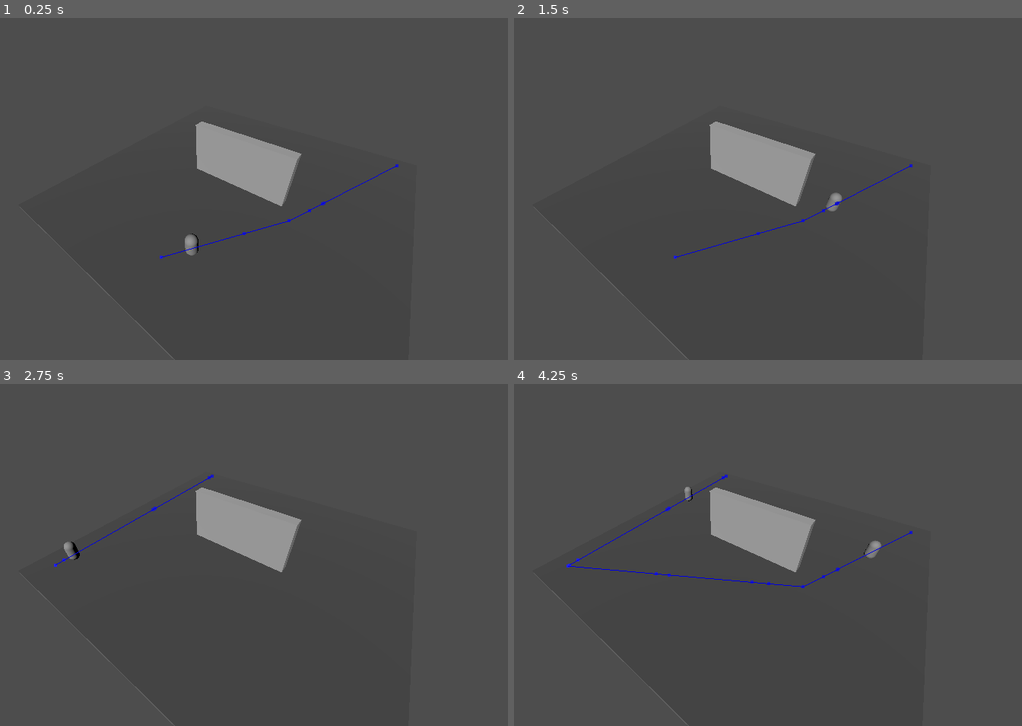
Above: before the commit, frames 1-4 (two rows, left to right).
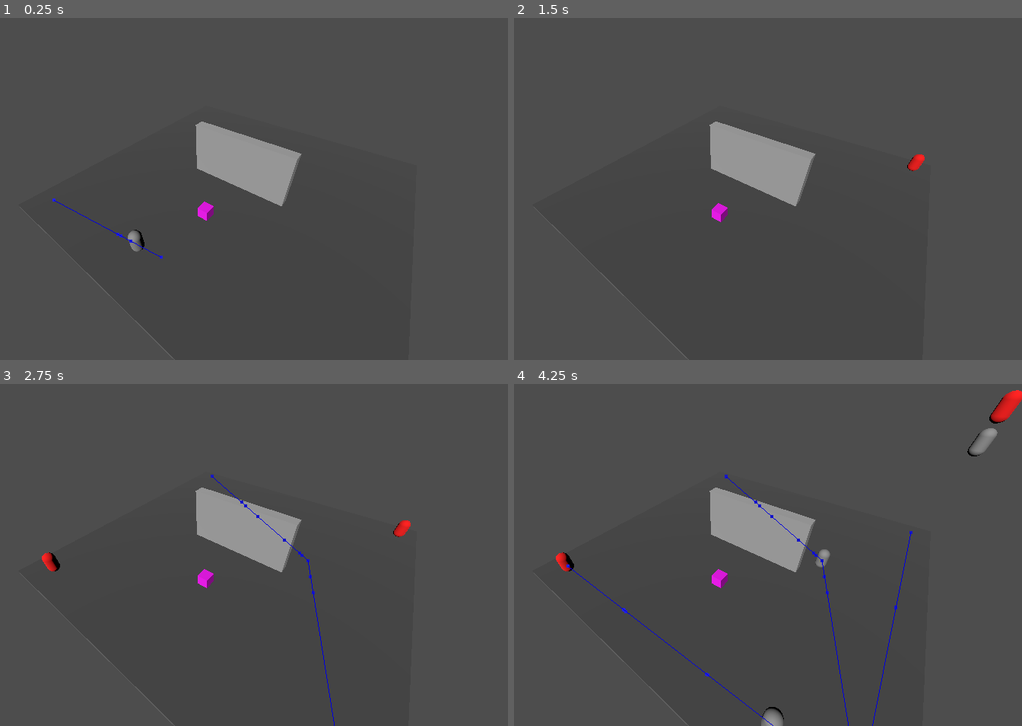
Above: after the commit, the same moments.

Repository: sjgillGit/GWJ80
Game: Godot game, scene res://PrivateDevRoom/env_nav/nav_test.tscn
Same seed, same stepped clock (60 frames per second), same inputs: the game is played once before the commit and once after it.
Inputs (mouse positions are in pixels of both pictures, inside the frame that each line leads up to):
- Up to frame 1 (0.25 s): no input
- Up to frame 2 (1.5 s): tap Enter at 0.5 s; move the mouse to (854, 171) at 0.52 s; hold D (move_right) 0.53-1.25 s; hold Q (drop_pocket_item) 0.53-1.25 s; click (854, 171) at 0.67 s; tap Space (jump) at 0.77 s; drag from (595, 206) to (686, 257) at 1.27 s
- Up to frame 3 (2.75 s): move the mouse to (264, 479) at 2.02 s; hold D (move_right) from 2.03 s (still down); hold Shift (run) from 2.03 s (still down)
- Up to frame 4 (4.25 s): release D (move_right) at 2.75 s; release Shift (run) at 2.75 s; drag from (686, 623) to (534, 503) at 2.77 s; move the mouse to (900, 606) at 3.52 s; hold A (move_left) from 3.53 s (still down); hold E (grab_item) from 3.53 s (still down); tap Space (jump) at 3.77 s

The runs differ from the first frame. In frame 1, 0.6% of the frame differs, in the area x 10-79%, y 42-71%; in frame 2, 0.5%; in frame 3, 0.7%; in frame 4, 1.8%, in the area x 8-100%, y 1-100%.

Commit message:
Basic burglar
Burglars extend from default npc.
They have detection radius. If a GrabbableObject enters their detection radius, they will change their path to go get it, and then exit the area.

Diff:
--- /dev/null
+++ b/PrivateDevRoom/env_nav/burglar.gd
@@ -0,0 +1,41 @@
+class_name BurglarNpc
+extends default_npc_nav
+
+
+@export_enum("Idle", "NightIdle", "Get_the_item", "Stolen_item", "Lost_item") var state : String
+@export var detection_radius : float = 10
+
+@onready var detection_area : Area3D = $DetectionArea
+@onready var detection_area_shape : CollisionShape3D = $DetectionArea/DetectionShape
+
+var target_object : GrabbableObject
+
+func _ready() -> void:
+	detection_area_shape.shape.radius = detection_radius
+
+func _on_detection_area_body_entered(body:Node3D) -> void:
+	if body is GrabbableObject:
+		target_object = body
+		state = "Get_the_item"
+		destination = target_object.global_position
+		_set_navigation_target()
+
+func _on_detection_area_body_exited(body:Node3D) -> void:
+	if body == target_object:
+		target_object = null
+		state = "Lost item"
+
+
+func _physics_process(_delta: float) -> void:
+	if nav.is_navigation_finished():
+		if state == "Get_the_item":
+			target_object.get_grabbed()
+			state = "Stolen_item"
+			_set_exit()
+		else:
+			_fade_out()
+
+	var next_path_position: Vector3 = nav.get_next_path_position()
+	var current_agent_position: Vector3 = global_position
+	var new_velocity: Vector3 = (next_path_position - current_agent_position).normalized() * speed
+	nav.set_velocity(new_velocity)
--- /dev/null
+++ b/PrivateDevRoom/env_nav/burglar.tscn
@@ -0,0 +1,47 @@
+[gd_scene load_steps=6 format=3 uid="uid://dwfirg1ngviov"]
+
+[ext_resource type="Script" uid="uid://bn0uq38w2s8dl" path="res://PrivateDevRoom/env_nav/burglar.gd" id="1_5st1d"]
+
+[sub_resource type="StandardMaterial3D" id="StandardMaterial3D_5st1d"]
+albedo_color = Color(1, 0.0901961, 0.0823529, 1)
+
+[sub_resource type="CapsuleMesh" id="CapsuleMesh_02u15"]
+material = SubResource("StandardMaterial3D_5st1d")
+
+[sub_resource type="CapsuleShape3D" id="CapsuleShape3D_iiwat"]
+
+[sub_resource type="CylinderShape3D" id="CylinderShape3D_4c7bn"]
+height = 4.0
+radius = 10.0
+
+[node name="CharacterBody3D" type="CharacterBody3D"]
+collision_layer = 3
+collision_mask = 3
+script = ExtResource("1_5st1d")
+
+[node name="MeshInstance3D" type="MeshInstance3D" parent="."]
+mesh = SubResource("CapsuleMesh_02u15")
+
+[node name="CollisionShape3D" type="CollisionShape3D" parent="."]
+shape = SubResource("CapsuleShape3D_iiwat")
+
+[node name="NavigationAgent3D" type="NavigationAgent3D" parent="."]
+target_desired_distance = 2.0
+navigation_layers = 3
+avoidance_enabled = true
+height = 2.0
+use_3d_avoidance = true
+avoidance_layers = 3
+avoidance_mask = 3
+debug_enabled = true
+debug_use_custom = true
+debug_path_custom_color = Color(4.52429e-06, 0, 0.871864, 1)
+
+[node name="DetectionArea" type="Area3D" parent="."]
+unique_name_in_owner = true
+
+[node name="DetectionShape" type="CollisionShape3D" parent="DetectionArea"]
+shape = SubResource("CylinderShape3D_4c7bn")
+
+[connection signal="velocity_computed" from="NavigationAgent3D" to="." method="_on_navigation_agent_3d_velocity_computed"]
+[connection signal="body_entered" from="DetectionArea" to="." method="_on_detection_area_body_entered"]
--- a/PrivateDevRoom/env_nav/default_npc_nav.gd
+++ b/PrivateDevRoom/env_nav/default_npc_nav.gd
@@ -19,11 +19,14 @@
 
 
 var destination: Vector3 = Vector3.ZERO
+var parent_entrance: Node3D
+var available_points: Array[Node]
 
 func _ready() -> void:
-	## TODO - Make it so that the random point cannot be the one we spawned at
-	var available_points = get_tree().get_nodes_in_group("NPC_Entrance")
-	destination = available_points[randi() % available_points.size()].global_position
+	parent_entrance = get_parent()
+	_set_exit()
+
+func _set_navigation_target() -> void:
 	nav.set_target_position(destination)
 
 func _physics_process(_delta: float) -> void:
@@ -41,3 +44,9 @@
 func _on_navigation_agent_3d_velocity_computed(safe_velocity: Vector3) -> void:
 	velocity = safe_velocity
 	move_and_slide()
+
+func _set_exit():
+	available_points = get_tree().get_nodes_in_group("NPC_Entrance")
+	available_points.erase(parent_entrance)
+	destination = available_points[randi() % available_points.size()].global_position
+	_set_navigation_target()
--- a/PrivateDevRoom/env_nav/nav_test.tscn
+++ b/PrivateDevRoom/env_nav/nav_test.tscn
@@ -1,6 +1,7 @@
-[gd_scene load_steps=13 format=3 uid="uid://caib07rjonumi"]
+[gd_scene load_steps=14 format=3 uid="uid://caib07rjonumi"]
 
 [ext_resource type="PackedScene" uid="uid://35kgdu08kukq" path="res://PrivateDevRoom/env_nav/test_npc.tscn" id="1_iiwat"]
+[ext_resource type="Script" uid="uid://bmfxel2asr1k0" path="res://Scripts/Classes/grabbable_object.gd" id="2_14sbu"]
 [ext_resource type="PackedScene" uid="uid://dbccdbgxduanj" path="res://PrivateDevRoom/env_nav/npc_entrance.tscn" id="2_iiwat"]
 
 [sub_resource type="NavigationMesh" id="NavigationMesh_02u15"]
@@ -69,7 +70,8 @@
 transform = Transform3D(1, 0, 0, 0, 1, 0, 0, 0, 1, -0.00302792, 1.40019, 11.1912)
 
 [node name="RigidBody3D" type="RigidBody3D" parent="."]
-transform = Transform3D(1, 0, 0, 0, 1, 0, 0, 0, 1, 0, 1.21574, -4.45618)
+transform = Transform3D(1, 0, 0, 0, 1, 0, 0, 0, 1, 0, 1.21574, 5.72161)
+script = ExtResource("2_14sbu")
 
 [node name="CollisionShape3D" type="CollisionShape3D" parent="RigidBody3D"]
 shape = SubResource("BoxShape3D_14sbu")
--- a/PrivateDevRoom/env_nav/npc_entrance.gd
+++ b/PrivateDevRoom/env_nav/npc_entrance.gd
@@ -3,7 +3,8 @@
 
 
 @export var available_npcs : Array[PackedScene] = [
-    preload("res://PrivateDevRoom/env_nav/test_npc.tscn")
+    preload("res://PrivateDevRoom/env_nav/test_npc.tscn"),
+    preload("res://PrivateDevRoom/env_nav/burglar.tscn")
 ]
 @export var max_number_of_npcs : int = 5
 @export var max_spawn_wait_time : float = 3.0
Not shown, added: PrivateDevRoom/env_nav/burglar.gd.uid
